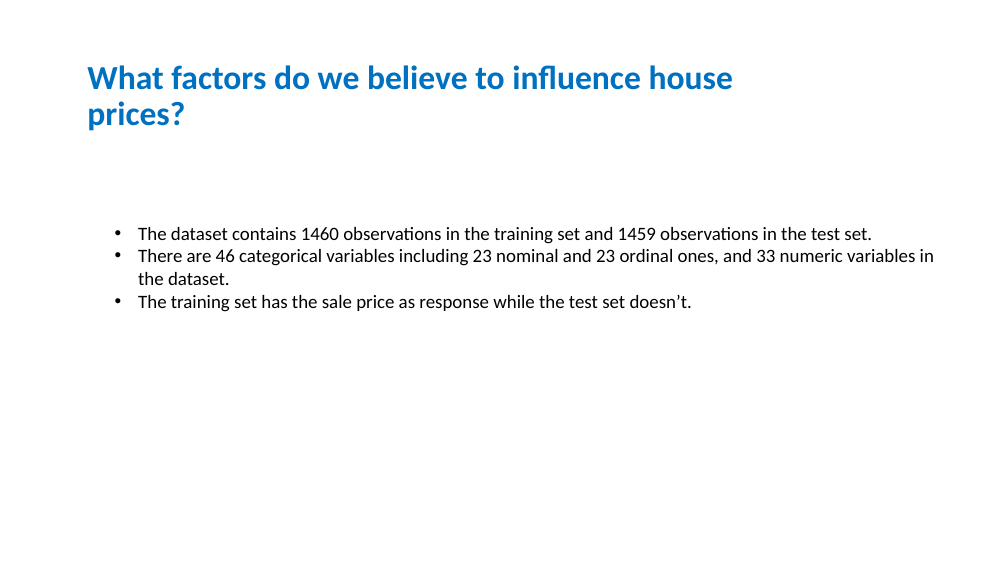
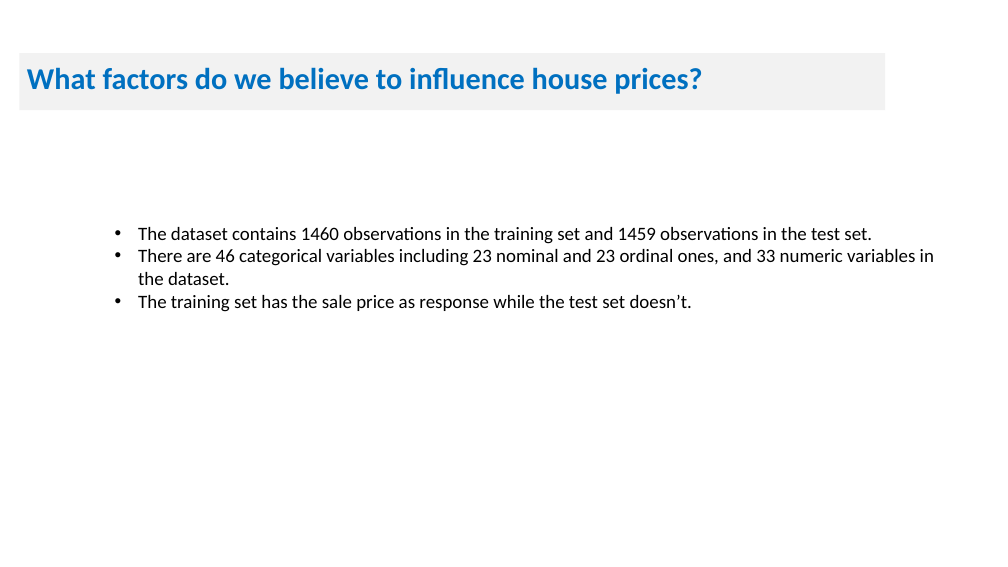
Before and after one commit to manasagodkhindi/AmesHousingPrediction, a slide deck: slide 5 of HousingPricesPresentations.pptx. Drawn at 1008x567 pixels with LibreOffice and Linux fonts; fonts in the diff are those of the drawing. Boxes give left, top, right and bottom in pixels: in the first picture for what was removed or moved away, otherwise in the second. Text is boxed around its words. In the diff, an @@ line names an element or a change of style, - is before the commit and + after.

```diff
--- a/HousingPricesPresentations.pptx
+++ b/HousingPricesPresentations.pptx
@@ title "What factors do we believe ...": place and size @@
-title "What factors do we believe ..." at (87,65,733,131)
+title "What factors do we believe ..." at (20,53,885,110)
@@ title "What factors do we believe ..." at (20,53,885,110): size 32 to 28.8 pt; fill none to #F2F2F2 @@
```
Also in this commit, not shown: 5 other slides changed, 12 slides added, 4 slides removed.
